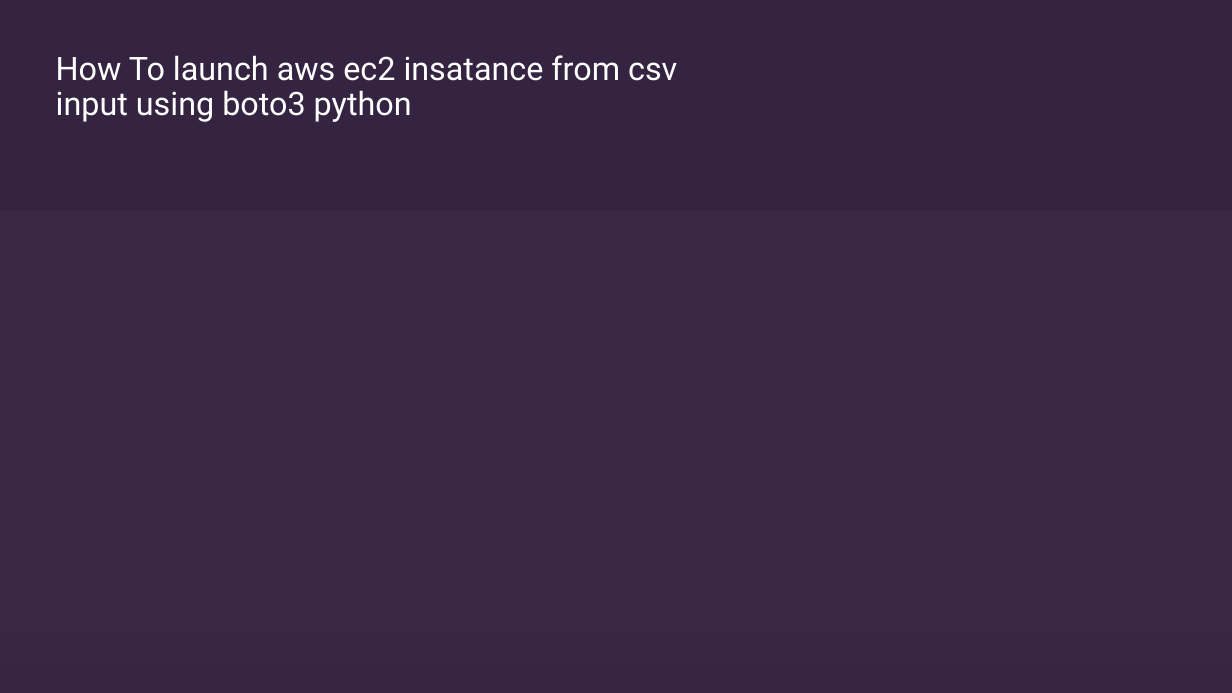
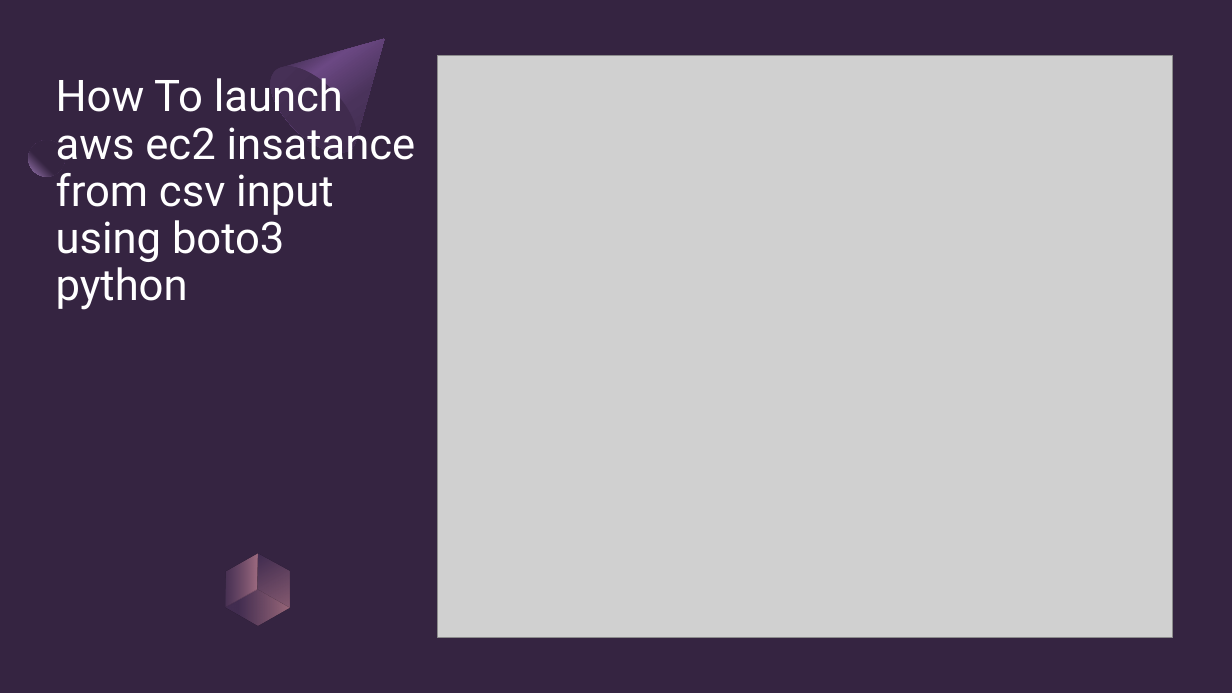
Before and after one commit to ronidas39/awsboto3, a slide deck: slide 6 of tutorial37.pptx. Drawn at 1232x693 pixels with LibreOffice and Linux fonts; fonts in the diff are those of the drawing; grey boxes stand for pictures. Boxes give left, top, right and bottom in pixels: in the first picture for what was removed or moved away, otherwise in the second. Text is boxed around its words. In the diff, an @@ line names an element or a change of style, - is before the commit and + after.

```diff
--- a/tutorial37.pptx
+++ b/tutorial37.pptx
@@ freeform shape added at (256,0,423,168), fill gradient #4A335B to #6B4883 to #352441 @@
@@ title "How To launch aws ec2 ..." at (56,71,416,310): size 25.2 to 34 pt; vertical alignment middle to bottom @@
@@ ellipse added at (256,52,372,168), fill gradient #402B4E to #4A335B @@
@@ picture added at (438,55,1173,638) @@
@@ ellipse added at (29,140,65,177), fill gradient #352441 to #9E7BB6 @@
@@ rectangle removed at (0,211,1232,693) @@
@@ freeform shape added at (210,554,273,608), fill gradient #4A335B to #DB949F @@
@@ freeform shape added at (242,544,305,617), fill gradient #4A335B to #DB949F @@
@@ rectangle removed at (0,583,1232,693) @@
@@ freeform shape added at (226,580,289,635), fill gradient #4A335B to #DB949F @@
```
Also in this commit, not shown: 5 other files.
